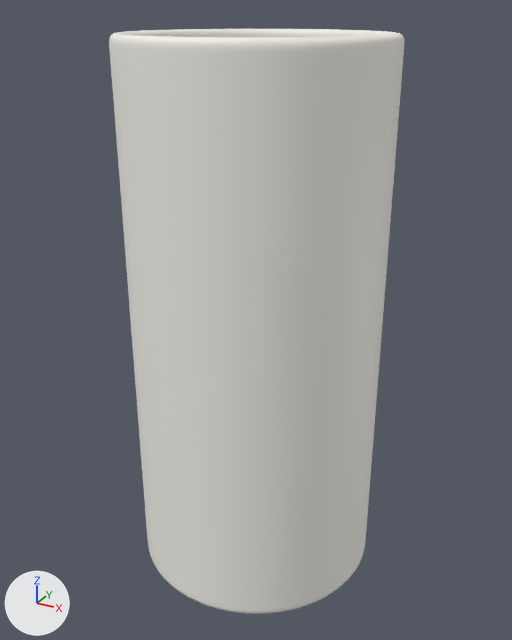
A saved change to the Blender file output/cup/model/cup_013.blend.
Before and after are seen from a 50 mm lens placed at (0.147, -0.268, 0.261), pointed at (0.0, 0.0, 0.127). Every picture has the same lights, and +X, +Y and +Z are marked at lower left. The first picture is the older version.

Objects in the first picture: 'cup_013'.
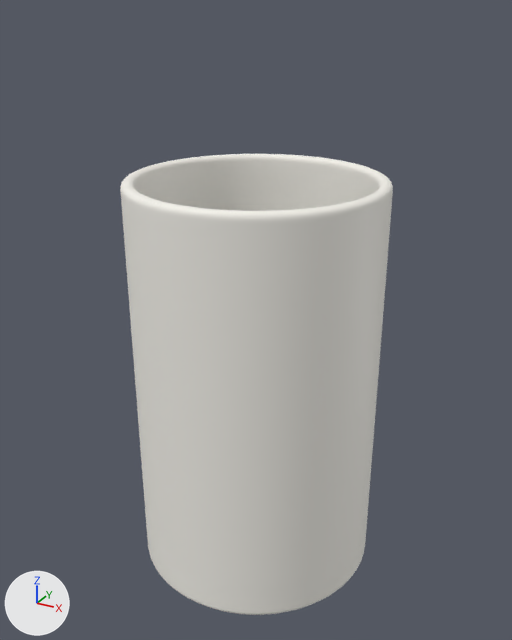
Boxes [x1, y1, x2, y2] around the edits, measured in the pictures (512 x 640 px):
'cup_013', reshaped (7% narrower, 21% shorter): before [109, 29, 404, 614]; after [120, 154, 393, 615]

Edits to the bpy script that builds the scene:
```text
Change me_cup_013_mesh:
    used by ob_cup_013; location = (0.0, 0.0, 0.0)
    remove me_cup_013_mesh.from_pydata(...)  # 9410 vertices, 9504 faces; spans x -0.058..0.058, y -0.058..0.058, z 0.0..0.252
    add me_cup_013_mesh.from_pydata(...)  # 9410 vertices, 9504 faces; spans x -0.058..0.058, y -0.058..0.058, z 0.0..0.194
    me_cup_013_mesh part 1: 9216 of the vertices in x -0.058..0.058, y -0.058..0.058, z 0.005..0.252 are scaled about the mesh origin by (1, 1, 0.769)
```
